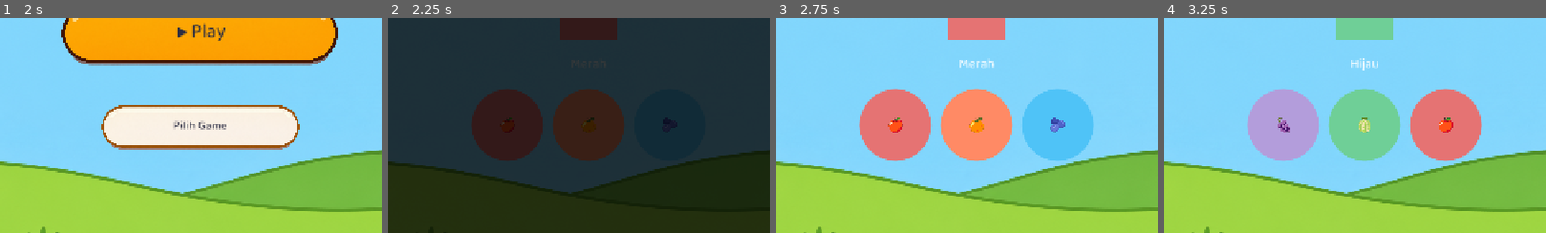
Above: before the commit, frames 1-4 (left to right).
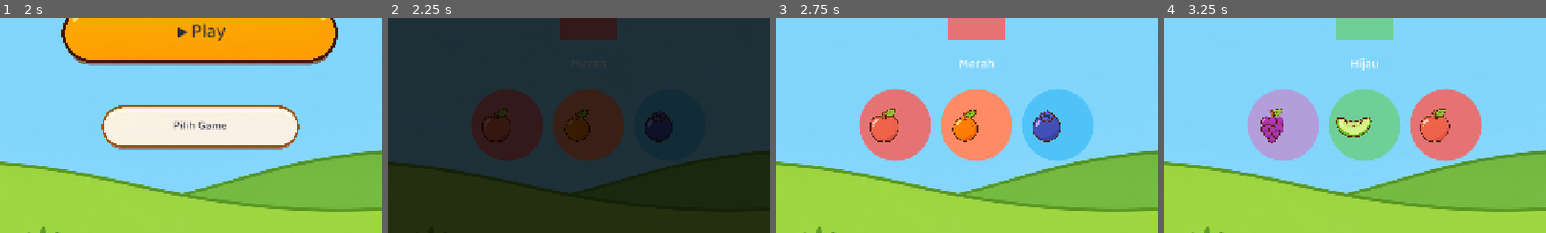
Above: after the commit, the same moments.

Repository: ptnusavisionmedia/game-balita
Game: Godot game, scene res://scenes/Splash.tscn
Same seed, same stepped clock (60 frames per second), same inputs: the game is played once before the commit and once after it.
Inputs (mouse positions are % of the whole screen's width and height, from its top left):
- Up to frame 1 (2 s): tap Enter at 0.5 s
- Up to frame 2 (2.25 s): click "▶ Play" at 2 s
- Up to frame 3 (2.75 s): no input
- Up to frame 4 (3.25 s): click (39, 67) at 2.75 s, where only the run before the commit has a clickable "🍎"
The pictures show only the part of the screen within x 24-74%, y 42-92%; the shares and areas given below are measured in that part.

Frame 1 is identical in both runs. In frame 2, 0.9% of the frame differs, in the area x 24-76%, y 42-58%; in frame 3, 2.5%; in frame 4, 2.3%.

Commit message:
feat: pasang ilustrasi+audio asli ke feature_hewan/warna/angka/musik
- feature_hewan: gambar 6 hewan + suara asli (draf sintetis) ganti
  emoji/null, baik mekanik Mandiri maupun Bareng Orang Tua.
- feature_warna: gambar 6 buah ganti emoji di pilihan jawaban.
- feature_angka: ikon hati asli ganti simbol ♥, tombol baru "Sebutkan"
  pakai VO angka 1-5 (draf sintetis, lihat README paket aset).
- feature_musik: 6 bilah xilofon asli + nada do-la asli ganti lingkaran
  polos + SfxService.play(null).
- Semua 4 modul: sfx_correct/sfx_try_again dari core/assets/audio/
  ganti SfxService.play(null) TODO.

Co-Authored-By: Claude Sonnet 5 <noreply@anthropic.com>

Diff:
--- a/features/feature_angka/angka.gd
+++ b/features/feature_angka/angka.gd
@@ -5,6 +5,14 @@
 
 const QUESTIONS_PER_SESSION := 4
 const StarRewardOverlayScene := preload("res://core/scenes/StarRewardOverlay.tscn")
+const HEART_IMAGE_PATH := "res://features/feature_angka/assets/images/hati.png"
+const VO_PATHS := [
+	"res://features/feature_angka/assets/audio/vo_01_satu.wav",
+	"res://features/feature_angka/assets/audio/vo_02_dua.wav",
+	"res://features/feature_angka/assets/audio/vo_03_tiga.wav",
+	"res://features/feature_angka/assets/audio/vo_04_empat.wav",
+	"res://features/feature_angka/assets/audio/vo_05_lima.wav",
+]
 
 var _targets: Array[int] = []
 var _question_index: int = 0
@@ -39,6 +47,12 @@
 	_hearts_box = HBoxContainer.new()
 	_hearts_box.alignment = BoxContainer.ALIGNMENT_CENTER
 	vbox.add_child(_hearts_box)
+
+	var speak_button := Button.new()
+	speak_button.text = "🔊 Sebutkan"
+	speak_button.custom_minimum_size = Vector2(0, 56)
+	speak_button.pressed.connect(_play_current_target_vo)
+	vbox.add_child(speak_button)
 
 	_choices_box = HBoxContainer.new()
 	_choices_box.alignment = BoxContainer.ALIGNMENT_CENTER
@@ -87,12 +101,20 @@
 		child.queue_free()
 
 	var target := _current_target()
+	var has_heart_image := FileAccess.file_exists(HEART_IMAGE_PATH)
 	for i in range(target):
-		var heart := Label.new()
-		heart.text = "♥"
-		heart.add_theme_font_size_override("font_size", 40)
-		heart.add_theme_color_override("font_color", AppColors.CORAL)
-		_hearts_box.add_child(heart)
+		if has_heart_image:
+			var heart_image := TextureRect.new()
+			heart_image.texture = load(HEART_IMAGE_PATH)
+			heart_image.custom_minimum_size = Vector2(48, 48)
+			heart_image.stretch_mode = TextureRect.STRETCH_KEEP_ASPECT_CENTERED
+			_hearts_box.add_child(heart_image)
+		else:
+			var heart := Label.new()
+			heart.text = "♥"
+			heart.add_theme_font_size_override("font_size", 40)
+			heart.add_theme_color_override("font_color", AppColors.CORAL)
+			_hearts_box.add_child(heart)
 
 	for choice in _choices_for(target):
 		var button := BigRoundButton.new()
@@ -102,10 +124,16 @@
 		_choices_box.add_child(button)
 
 
+func _play_current_target_vo() -> void:
+	var target := _current_target()
+	var path: String = VO_PATHS[target - 1] if target >= 1 and target <= VO_PATHS.size() else ""
+	if path != "" and FileAccess.file_exists(path):
+		SfxService.play(load(path))
+
+
 func _on_choice_pressed(choice: int) -> void:
 	if choice == _current_target():
-		# TODO Asset 2: isi dengan AudioStream SFX "benar" begitu file-nya ada.
-		SfxService.play(null)
+		SfxService.play(load("res://core/assets/audio/sfx_correct.wav"))
 		_correct_count += 1
 		if _question_index + 1 >= _targets.size():
 			_show_reward()
@@ -113,8 +141,7 @@
 			_question_index += 1
 			_render_question()
 	else:
-		# TODO Asset 2: isi dengan AudioStream SFX "coba lagi" begitu file-nya ada.
-		SfxService.play(null)
+		SfxService.play(load("res://core/assets/audio/sfx_try_again.wav"))
 
 
 func _show_reward() -> void:
--- a/features/feature_hewan/data/hewan_data.json
+++ b/features/feature_hewan/data/hewan_data.json
@@ -2,43 +2,49 @@
   {
     "id": "kucing",
     "name": "Kucing",
-    "sound_desc": "Meong",
+    "sound_desc": "meong",
     "placeholder_emoji": "🐱",
-    "sfx": ""
+    "image": "res://features/feature_hewan/assets/images/kucing.png",
+    "sfx": "res://features/feature_hewan/assets/audio/kucing.wav"
   },
   {
     "id": "anjing",
     "name": "Anjing",
-    "sound_desc": "Guk guk",
+    "sound_desc": "guk guk",
     "placeholder_emoji": "🐶",
-    "sfx": ""
+    "image": "res://features/feature_hewan/assets/images/anjing.png",
+    "sfx": "res://features/feature_hewan/assets/audio/anjing.wav"
   },
   {
     "id": "sapi",
     "name": "Sapi",
-    "sound_desc": "Moo",
+    "sound_desc": "moo",
     "placeholder_emoji": "🐮",
-    "sfx": ""
+    "image": "res://features/feature_hewan/assets/images/sapi.png",
+    "sfx": "res://features/feature_hewan/assets/audio/sapi.wav"
   },
   {
     "id": "ayam",
     "name": "Ayam",
-    "sound_desc": "Kukuruyuk",
+    "sound_desc": "kukuruyuk",
     "placeholder_emoji": "🐔",
-    "sfx": ""
+    "image": "res://features/feature_hewan/assets/images/ayam.png",
+    "sfx": "res://features/feature_hewan/assets/audio/ayam.wav"
   },
   {
     "id": "kambing",
     "name": "Kambing",
-    "sound_desc": "Mbeek",
+    "sound_desc": "mbeek",
     "placeholder_emoji": "🐐",
-    "sfx": ""
+    "image": "res://features/feature_hewan/assets/images/kambing.png",
+    "sfx": "res://features/feature_hewan/assets/audio/kambing.wav"
   },
   {
     "id": "bebek",
     "name": "Bebek",
-    "sound_desc": "Kwek kwek",
+    "sound_desc": "kwek kwek",
     "placeholder_emoji": "🦆",
-    "sfx": ""
+    "image": "res://features/feature_hewan/assets/images/bebek.png",
+    "sfx": "res://features/feature_hewan/assets/audio/bebek.wav"
   }
 ]
--- a/features/feature_hewan/hewan.gd
+++ b/features/feature_hewan/hewan.gd
@@ -27,6 +27,7 @@
 var _guided_index: int = 0
 var _revealed: bool = false
 var _reveal_icon: Label
+var _reveal_image: TextureRect
 var _reveal_name: Label
 var _hint_label: Label
 
@@ -117,10 +118,16 @@
 
 
 func _play_current_target_sound() -> void:
-	# TODO Farel: SFX per hewan belum ada (hewan_data.json "sfx" masih "").
-	# SfxService.play(null) no-op aman — logic tebak tetap bisa ditest,
-	# cuma belum ada suara sungguhan sampai file-nya diisi.
-	SfxService.play(null)
+	SfxService.play(_load_sfx(_current_target().get("sfx", "")))
+
+
+## Suara hewan (draf sintetis, lihat docs/ASSET_LIST.md) sengaja dimuat
+## lewat `load()` langsung (bukan preload) karena path-nya datang dari
+## JSON data, bukan konstanta yang diketahui saat compile.
+func _load_sfx(path: String) -> AudioStream:
+	if path == "" or not FileAccess.file_exists(path):
+		return null
+	return load(path)
 
 
 func _choice_indices_for(target_index: int) -> Array:
@@ -145,16 +152,29 @@
 		var animal: Dictionary = _animals[idx]
 		var button := BigRoundButton.new()
 		button.accent_color = AppColors.ACCENT_HEWAN
-		# Placeholder visual: emoji, sampai ilustrasi asli dari Asset 1 ada
-		# (lihat obsidian-vault/Specs/feature_hewan.md bagian Asset).
-		button.text = "%s\n%s" % [animal.get("placeholder_emoji", "?"), animal.get("name", "?")]
+		_apply_animal_icon(button, animal)
 		button.pressed.connect(_on_choice_pressed.bind(idx))
 		_choices_box.add_child(button)
 
 
+## Pasang ilustrasi asli dari paket aset (fallback ke emoji kalau file
+## belum ada) — `Button.icon` bawaan Godot, bukan `BigRoundButton` baru.
+func _apply_animal_icon(button: Button, animal: Dictionary) -> void:
+	var image_path: String = animal.get("image", "")
+	if image_path != "" and FileAccess.file_exists(image_path):
+		button.icon = load(image_path)
+		button.expand_icon = true
+		button.icon_alignment = HORIZONTAL_ALIGNMENT_CENTER
+		button.vertical_icon_alignment = VERTICAL_ALIGNMENT_TOP
+		button.add_theme_constant_override("icon_max_width", 72)
+		button.text = animal.get("name", "?")
+	else:
+		button.text = "%s\n%s" % [animal.get("placeholder_emoji", "?"), animal.get("name", "?")]
+
+
 func _on_choice_pressed(chosen_index: int) -> void:
 	if chosen_index == _targets[_question_index]:
-		SfxService.play(null)  # TODO Farel: sfx_correct
+		SfxService.play(load("res://core/assets/audio/sfx_correct.wav"))
 		_correct_count += 1
 		if _question_index + 1 >= _targets.size():
 			_show_reward(_correct_count)
@@ -162,7 +182,7 @@
 			_question_index += 1
 			_render_mandiri_question()
 	else:
-		SfxService.play(null)  # TODO Farel: sfx_try_again
+		SfxService.play(load("res://core/assets/audio/sfx_try_again.wav"))
 
 
 # ---------------------------------------------------------------------------
@@ -200,6 +220,13 @@
 	_reveal_icon.horizontal_alignment = HORIZONTAL_ALIGNMENT_CENTER
 	vbox.add_child(_reveal_icon)
 
+	_reveal_image = TextureRect.new()
+	_reveal_image.custom_minimum_size = Vector2(160, 160)
+	_reveal_image.size_flags_horizontal = Control.SIZE_SHRINK_CENTER
+	_reveal_image.stretch_mode = TextureRect.STRETCH_KEEP_ASPECT_CENTERED
+	_reveal_image.visible = false
+	vbox.add_child(_reveal_image)
+
 	_reveal_name = Label.new()
 	_reveal_name.add_theme_font_size_override("font_size", 24)
 	_reveal_name.horizontal_alignment = HORIZONTAL_ALIGNMENT_CENTER
@@ -214,7 +241,8 @@
 	play_sound_button.text = "🔊 Dengar Suaranya"
 	play_sound_button.custom_minimum_size = Vector2(0, 64)
 	play_sound_button.pressed.connect(func():
-		SfxService.play(null)  # TODO Farel: sfx per hewan belum ada
+		var animal: Dictionary = _animals[_guided_order[_guided_index]]
+		SfxService.play(_load_sfx(animal.get("sfx", "")))
 	)
 	button_row.add_child(play_sound_button)
 
@@ -238,11 +266,20 @@
 	_revealed = revealed
 	if revealed:
 		var animal: Dictionary = _animals[_guided_order[_guided_index]]
-		_reveal_icon.text = animal.get("placeholder_emoji", "?")
+		var image_path: String = animal.get("image", "")
+		if image_path != "" and FileAccess.file_exists(image_path):
+			_reveal_image.texture = load(image_path)
+			_reveal_image.visible = true
+			_reveal_icon.visible = false
+		else:
+			_reveal_icon.text = animal.get("placeholder_emoji", "?")
+			_reveal_icon.visible = true
+			_reveal_image.visible = false
 		_reveal_name.text = animal.get("name", "?")
 	else:
-		# Disamarkan — placeholder "?" sampai ada ilustrasi asli yang bisa
-		# diberi efek blur/silhouette sungguhan (Asset 1).
+		# Disamarkan — silhouette "?" sampai tap "Lihat Jawaban".
+		_reveal_image.visible = false
+		_reveal_icon.visible = true
 		_reveal_icon.text = "？"
 		_reveal_name.text = ""
 	# Petunjuk cuma muncul di hewan pertama, supaya tidak mengganggu
@@ -253,7 +290,8 @@
 func _on_reveal_pressed() -> void:
 	# TIDAK ADA skor/tanda benar-salah di sini — cuma menampilkan jawaban,
 	# bukan menilai tebakan anak (lihat prinsip #4 docs/UI_UX_DESIGN.md).
-	SfxService.play(null)  # TODO Farel: putar ulang sfx hewan ini
+	var animal: Dictionary = _animals[_guided_order[_guided_index]]
+	SfxService.play(_load_sfx(animal.get("sfx", "")))
 	_render_guided_current(true)
 
 
--- a/features/feature_musik/musik.gd
+++ b/features/feature_musik/musik.gd
@@ -9,6 +9,25 @@
 const _NOTE_COLORS := [
 	Color("#B39DDB"), Color("#9575CD"), Color("#7E57C2"),
 	Color("#D1C4E9"), Color("#8E7CC3"), Color("#A48AD4"),
+]
+
+## Bilah xilofon + nada asli (lihat docs/ASSET_LIST.md #10) — urutan
+## do-re-mi-fa-sol-la, pasangan gambar/audio 1:1 sesuai README paket aset.
+const _NOTE_IMAGES := [
+	"res://features/feature_musik/assets/images/bilah_01_do.png",
+	"res://features/feature_musik/assets/images/bilah_02_re.png",
+	"res://features/feature_musik/assets/images/bilah_03_mi.png",
+	"res://features/feature_musik/assets/images/bilah_04_fa.png",
+	"res://features/feature_musik/assets/images/bilah_05_sol.png",
+	"res://features/feature_musik/assets/images/bilah_06_la.png",
+]
+const _NOTE_SOUNDS := [
+	"res://features/feature_musik/assets/audio/nada_01_do.wav",
+	"res://features/feature_musik/assets/audio/nada_02_re.wav",
+	"res://features/feature_musik/assets/audio/nada_03_mi.wav",
+	"res://features/feature_musik/assets/audio/nada_04_fa.wav",
+	"res://features/feature_musik/assets/audio/nada_05_sol.wav",
+	"res://features/feature_musik/assets/audio/nada_06_la.wav",
 ]
 
 var _tap_count: int = 0
@@ -40,7 +59,12 @@
 	for i in range(_NOTE_COLORS.size()):
 		var button := BigRoundButton.new()
 		button.accent_color = _NOTE_COLORS[i]
-		button.text = "♪"
+		if FileAccess.file_exists(_NOTE_IMAGES[i]):
+			button.icon = load(_NOTE_IMAGES[i])
+			button.expand_icon = true
+			button.add_theme_constant_override("icon_max_width", 84)
+		else:
+			button.text = "♪"
 		button.pressed.connect(_on_note_pressed.bind(i))
 		notes_box.add_child(button)
 
@@ -65,7 +89,8 @@
 ## Tidak ada "benar/salah" di sini — tap mana pun selalu valid, cuma
 ## keluar nada + animasi. Lihat obsidian-vault/Specs/feature_musik.md.
 func _on_note_pressed(note_index: int) -> void:
-	SfxService.play(null)  # TODO Farel: nada_<note_index>.mp3 belum ada
+	var path: String = _NOTE_SOUNDS[note_index]
+	SfxService.play(load(path) if FileAccess.file_exists(path) else null)
 	_tap_count += 1
 	if _tap_count >= TOTAL_TAPS_TO_FINISH:
 		_show_reward()
--- a/features/feature_warna/data/warna_data.json
+++ b/features/feature_warna/data/warna_data.json
@@ -3,36 +3,42 @@
     "id": "kuning",
     "name": "Kuning",
     "color_hex": "#FFC93C",
-    "placeholder_emoji": "🍌"
+    "placeholder_emoji": "🍌",
+    "image": "res://features/feature_warna/assets/images/pisang.png"
   },
   {
     "id": "hijau",
     "name": "Hijau",
     "color_hex": "#6FCF97",
-    "placeholder_emoji": "🍈"
+    "placeholder_emoji": "🍈",
+    "image": "res://features/feature_warna/assets/images/melon.png"
   },
   {
     "id": "oranye",
     "name": "Oranye",
     "color_hex": "#FF8A65",
-    "placeholder_emoji": "🍊"
+    "placeholder_emoji": "🍊",
+    "image": "res://features/feature_warna/assets/images/jeruk.png"
   },
   {
     "id": "ungu",
     "name": "Ungu",
     "color_hex": "#B39DDB",
-    "placeholder_emoji": "🍇"
+    "placeholder_emoji": "🍇",
+    "image": "res://features/feature_warna/assets/images/anggur.png"
   },
   {
     "id": "biru",
     "name": "Biru",
     "color_hex": "#4FC3F7",
-    "placeholder_emoji": "🫐"
+    "placeholder_emoji": "🫐",
+    "image": "res://features/feature_warna/assets/images/blueberry.png"
   },
   {
     "id": "merah",
     "name": "Merah",
     "color_hex": "#E57373",
-    "placeholder_emoji": "🍎"
+    "placeholder_emoji": "🍎",
+    "image": "res://features/feature_warna/assets/images/apel.png"
   }
 ]
--- a/features/feature_warna/warna.gd
+++ b/features/feature_warna/warna.gd
@@ -117,15 +117,21 @@
 		var color_data: Dictionary = _colors[idx]
 		var button := BigRoundButton.new()
 		button.accent_color = Color(color_data.get("color_hex", "#FFFFFF"))
-		# Placeholder visual: emoji, sampai ilustrasi asli dari Asset 1 ada.
-		button.text = color_data.get("placeholder_emoji", "?")
+		var image_path: String = color_data.get("image", "")
+		if image_path != "" and FileAccess.file_exists(image_path):
+			button.icon = load(image_path)
+			button.expand_icon = true
+			button.add_theme_constant_override("icon_max_width", 84)
+		else:
+			# Placeholder visual: emoji, sampai ilustrasi asli ada.
+			button.text = color_data.get("placeholder_emoji", "?")
 		button.pressed.connect(_on_choice_pressed.bind(idx))
 		_choices_box.add_child(button)
 
 
 func _on_choice_pressed(chosen_index: int) -> void:
 	if chosen_index == _targets[_question_index]:
-		SfxService.play(null)  # TODO Farel: sfx_correct
+		SfxService.play(load("res://core/assets/audio/sfx_correct.wav"))
 		_correct_count += 1
 		if _question_index + 1 >= _targets.size():
 			_show_reward()
@@ -133,7 +139,7 @@
 			_question_index += 1
 			_render_question()
 	else:
-		SfxService.play(null)  # TODO Farel: sfx_try_again
+		SfxService.play(load("res://core/assets/audio/sfx_try_again.wav"))
 
 
 func _show_reward() -> void:
